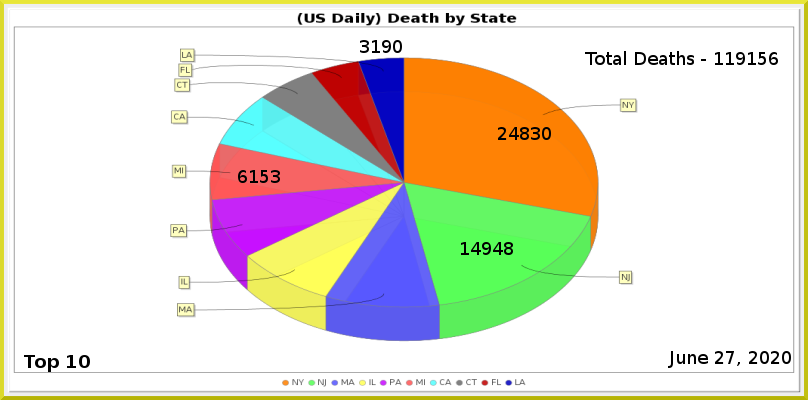
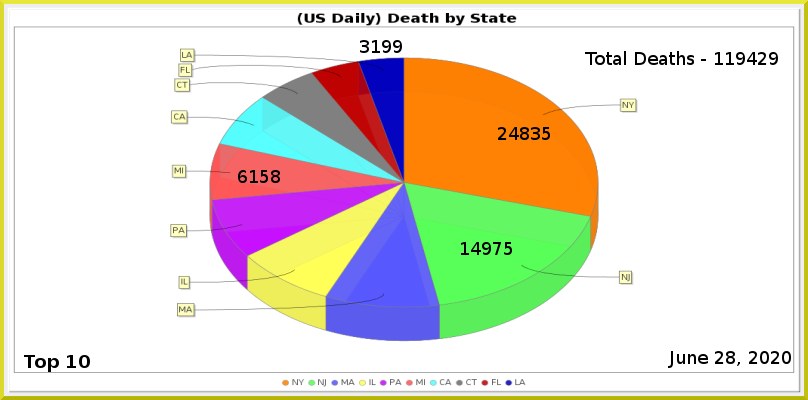
Comparing the layer stacks of the two 808 x 400 images. Changes:
painted on "Least" over [393, 40, 402, 53]
painted on "MI" over [271, 170, 280, 183]
painted on "NJ" over [493, 242, 513, 255]
painted on "NY" over [542, 127, 551, 140]
renamed "Total Deaths - 119156" to "Total Deaths - 119429", painted on it over [747, 52, 778, 65]
painted on "Current Date" over [726, 351, 735, 364]
